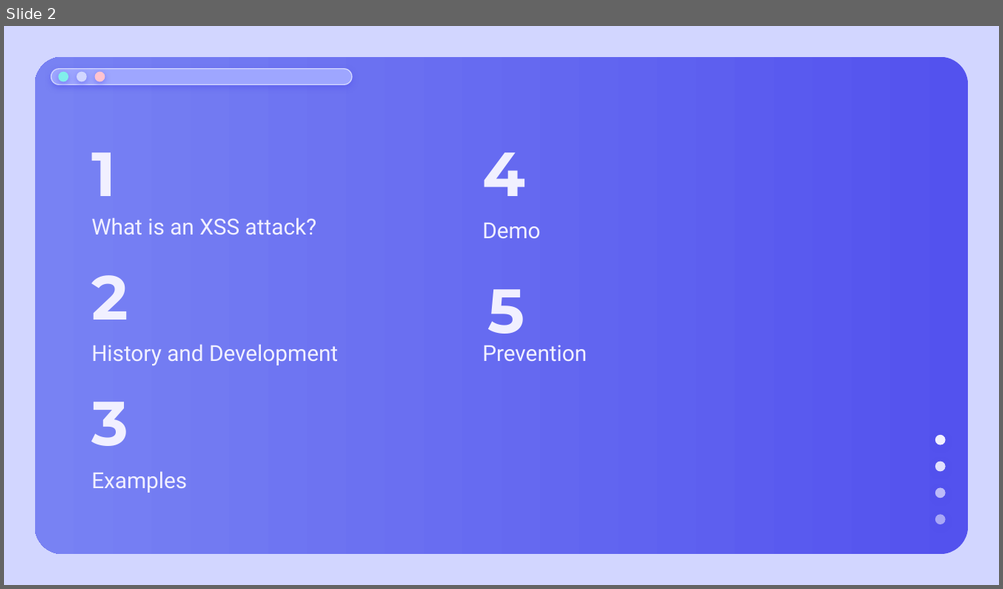
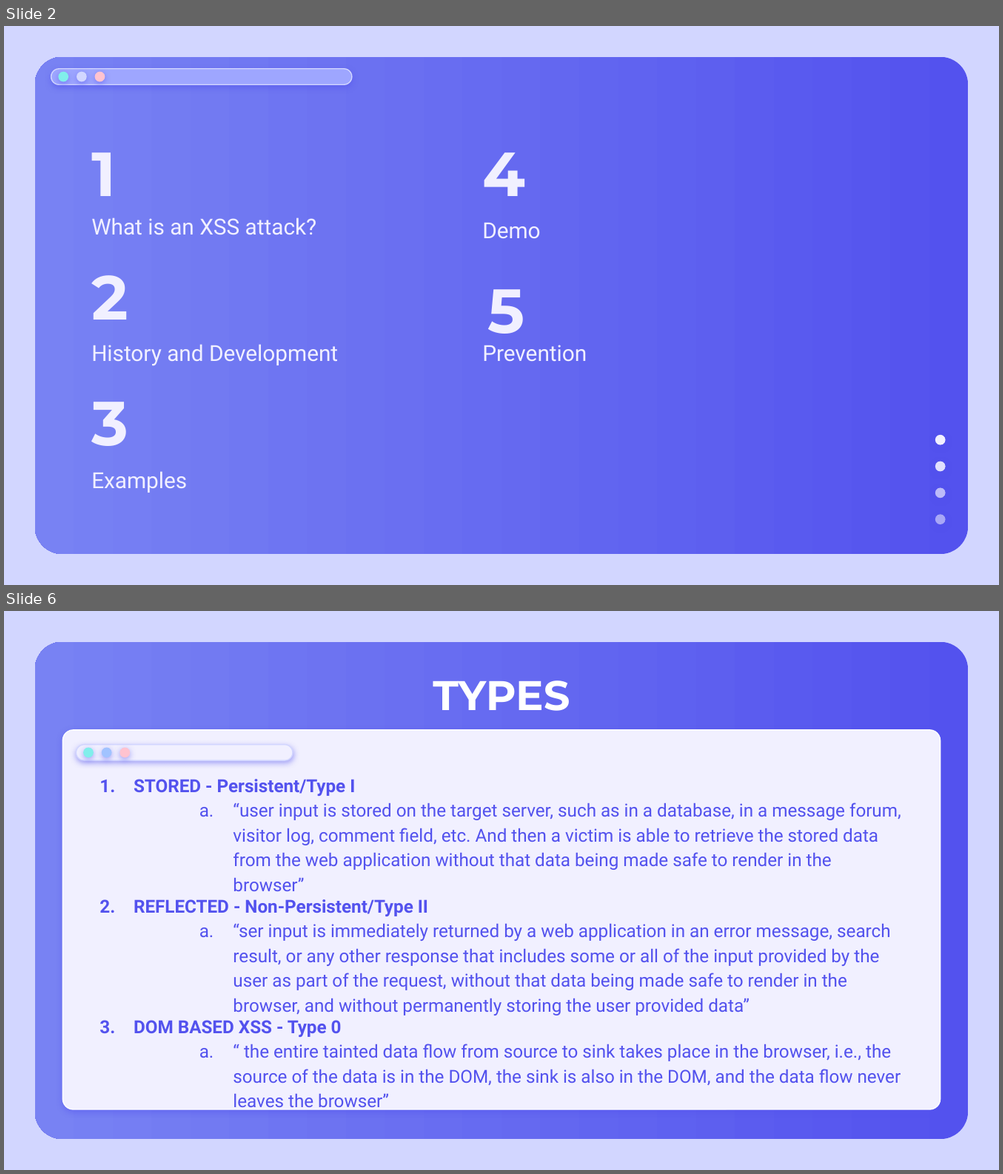
Before and after one commit to kszeto20/CyberFinalProject, a slide deck: Presentation/CyberXSSPresentation.pptx. Shown one above the other, each under a label of ours: slide 2 before the commit, slides 2 and 6 after it; the slides between them are not shown. The pictures are 1003x589 and 1003x1174 pixels, drawn with LibreOffice and Linux fonts; fonts in the diff are those of the drawing. Boxes give left, top, right and bottom in pixels: in the first picture for what was removed or moved away, otherwise in the second. Text is boxed around its words. In the diff, an @@ line names an element or a change of style, - is before the commit and + after.

Commit message:
changes from 12/15-12/16

```diff
--- a/Presentation/CyberXSSPresentation.pptx
+++ b/Presentation/CyberXSSPresentation.pptx
@@ slide 6 added at box(4, 611, 999, 1170), background #D2D6FF; not listed: 1 template element that a slide beside it also shows @@
@@ title added at box(432, 681, 569, 711), 30 pt, text #FFFFFF, bold @@
+TYPES
@@ rounded rectangle added at box(62, 730, 940, 1111), fill #F1F0FF, outline #FFFFFF 0.75 pt @@
@@ group added at box(77, 744, 293, 760): 3 ellipses, 1 rounded rectangle @@
@@ text added at box(134, 779, 901, 1113), 13 pt, text #5352EE @@
+1. STORED - Persistent/Type I
+  a. “user input is stored on the target server, such as in a database, in a message forum, visitor log, comment field, etc. And then a victim is able to retrieve the stored data from the web application without that data being made safe to render in the browser”
+2. REFLECTED - Non-Persistent/Type II
+  a. “ser input is immediately returned by a web application in an error message, search result, or any other response that includes some or all of the input provided by the user as part of the request, without that data being made safe to render in the browser, and without permanently storing the user provided data”
+3. DOM BASED XSS - Type 0
+  a. “ the entire tainted data flow from source to sink takes place in the browser, i.e., the source of the data is in the DOM, the sink is also in the DOM, and the data flow never leaves the browser”
```
Also in this commit, not shown: 3 other slides added, 1 slide removed.
